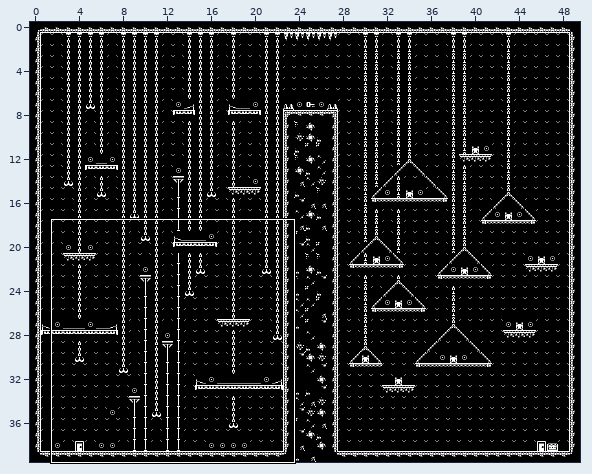
Two versions of a level (Tiled map, assets/tilesets/level3.tmx). Above: a wide view before the commit, with the close-up outlined.
Close-up. The starting point:
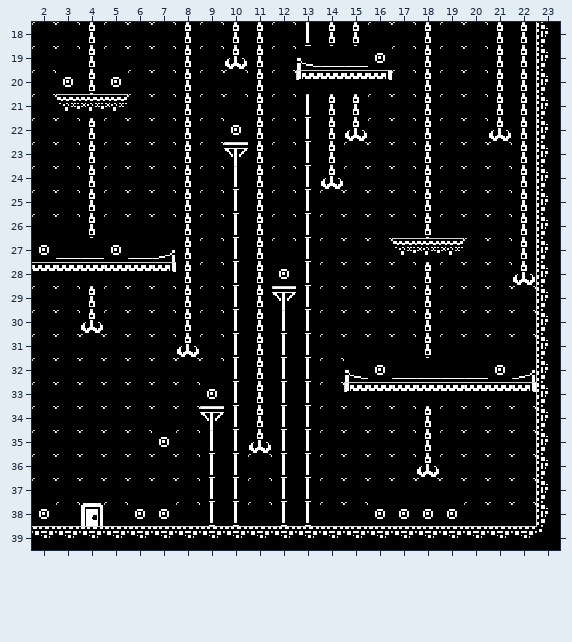
Cells are 16x16 px. Shown: x 2..23, y 18..39. The commit also changed other parts of the map, which this record leaves out.
The same view after the edit:
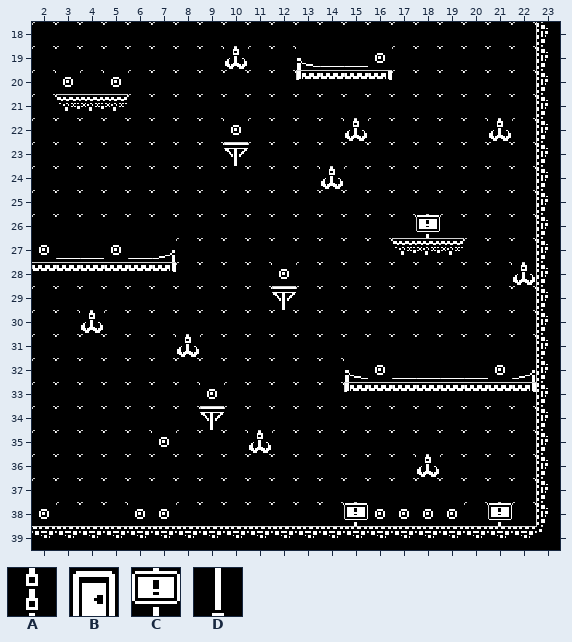
Key: from "base_black": A 23, B 56, C 77, D 221.
_ is an empty cell.
Tiles replaced or removed in this view: A, B, D.
Tiles of an added or newly shown layer are drawn over the layers below it.
Diff:
Changed rows in their new state; . is an unchanged cell.
Layer "Background" (now hidden):
first column x 4:
18 _..._.__.___.._..__
19 _..._.._......_..__
20 _..._.._......_..__
21 ...._.._.___.._..__
22 _..._.._.__..._..._
23 _..._.._.__..._..._
24 _..._.__._...._..._
25 _..._.__._...._..._
26 _..._.__._...._..._
27 ...._.__._........_
28 ...._.__._...._....
29 _..._.__._...._....
30 ...._.____...._....
31 ......____...._....
32 ......____.........
33 ......____.........
34 ......____...._....
35 .....__.__...._....
36 .....__.__.........
37 .....__.__.........
38 .....__.__.........
Layer "Enemy" (added):
first column x 18:
26 C
first column x 15:
38 C.....C
Layer "In" (now hidden):
first column x 4:
38 _
